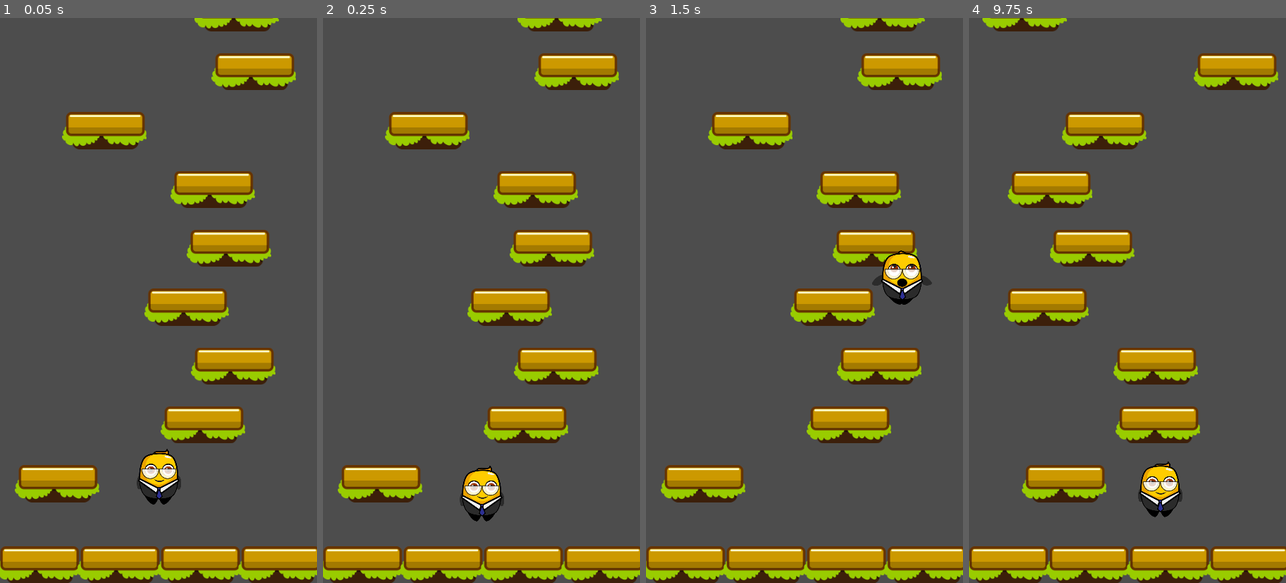
Above: before the commit, frames 1-4 (left to right).
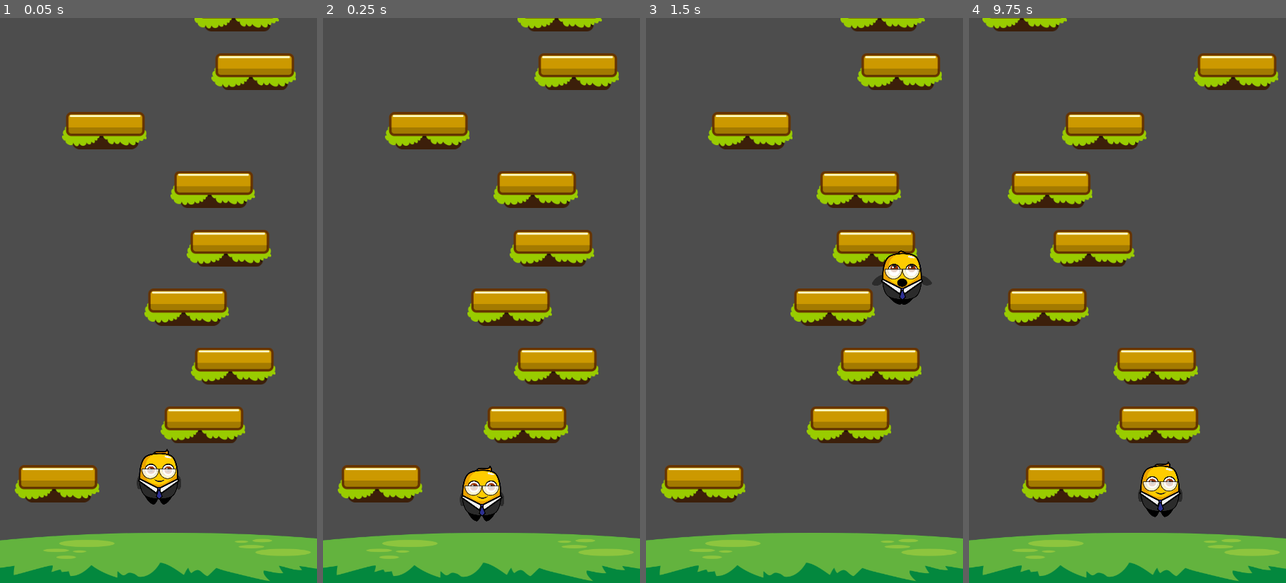
Above: after the commit, the same moments.

Repository: ericvennemeyer/JumperJam
Game: Godot game, scene res://scenes/game.tscn
The game is run twice, just before and just after one commit, with the same random seed, the same clock (stepped at 60 frames per second) and the same inputs.
Inputs:
- Up to frame 1 (0.05 s): no input
- Up to frame 2 (0.25 s): no input
- Up to frame 3 (1.5 s): hold D (move_right) 0.53-1.28 s; hold A (move_left) from 1.28 s (still down)
- Up to frame 4 (9.75 s): release A (move_left) at 2.03 s; hold D (move_right) 2.03-3.53 s; hold A (move_left) 3.53-5.78 s; hold D (move_right) 5.78-8.03 s; hold A (move_left) 8.03-9.53 s; tap Enter at 8.75 s; tap R (reset) at 9.5 s; hold D (move_right) from 9.53 s (still down)

The runs differ from the first frame. In frame 1, 8.5% of the frame differs, in the area x 0-100%, y 91-100%; in frame 2, 8.5%; in frame 3, 8.5%; in frame 4, 8.5%.

Commit message:
Add ground sprite

Diff:
--- a/scenes/game.tscn
+++ b/scenes/game.tscn
@@ -1,9 +1,16 @@
-[gd_scene load_steps=3 format=3 uid="uid://boc5g62mf5ct5"]
+[gd_scene load_steps=4 format=3 uid="uid://boc5g62mf5ct5"]
 
 [ext_resource type="Script" path="res://scripts/Game.gd" id="1_8arle"]
+[ext_resource type="Texture2D" uid="uid://cp5ch56nrab4e" path="res://assets/textures/bg/Ground.png" id="3_mn5wu"]
 [ext_resource type="PackedScene" uid="uid://dutpoqwb4a7xj" path="res://scenes/level_generator.tscn" id="3_rhnvy"]
 
 [node name="Game" type="Node2D"]
 script = ExtResource("1_8arle")
 
 [node name="LevelGenerator" parent="." instance=ExtResource("3_rhnvy")]
+
+[node name="GroundSprite" type="Sprite2D" parent="."]
+position = Vector2(260, 959)
+scale = Vector2(1, 0.7)
+texture = ExtResource("3_mn5wu")
+offset = Vector2(2.08165e-12, -61)
--- a/scripts/Game.gd
+++ b/scripts/Game.gd
@@ -1,6 +1,7 @@
 extends Node2D
 
 @onready var level_generator = $LevelGenerator
+@onready var ground_sprite = $GroundSprite
 
 var camera_scene = preload("res://scenes/game_camera.tscn")
 var player_scene = preload("res://scenes/player.tscn")
@@ -14,6 +15,9 @@
 	var viewport_size = get_viewport_rect().size
 	player_spawn_pos.x = viewport_size.x / 2.0
 	player_spawn_pos.y = viewport_size.y - player_spawn_pos_y_offset
+
+	ground_sprite.global_position.x = viewport_size.x / 2.0
+	ground_sprite.global_position.y = viewport_size.y
 
 	new_game()
 
